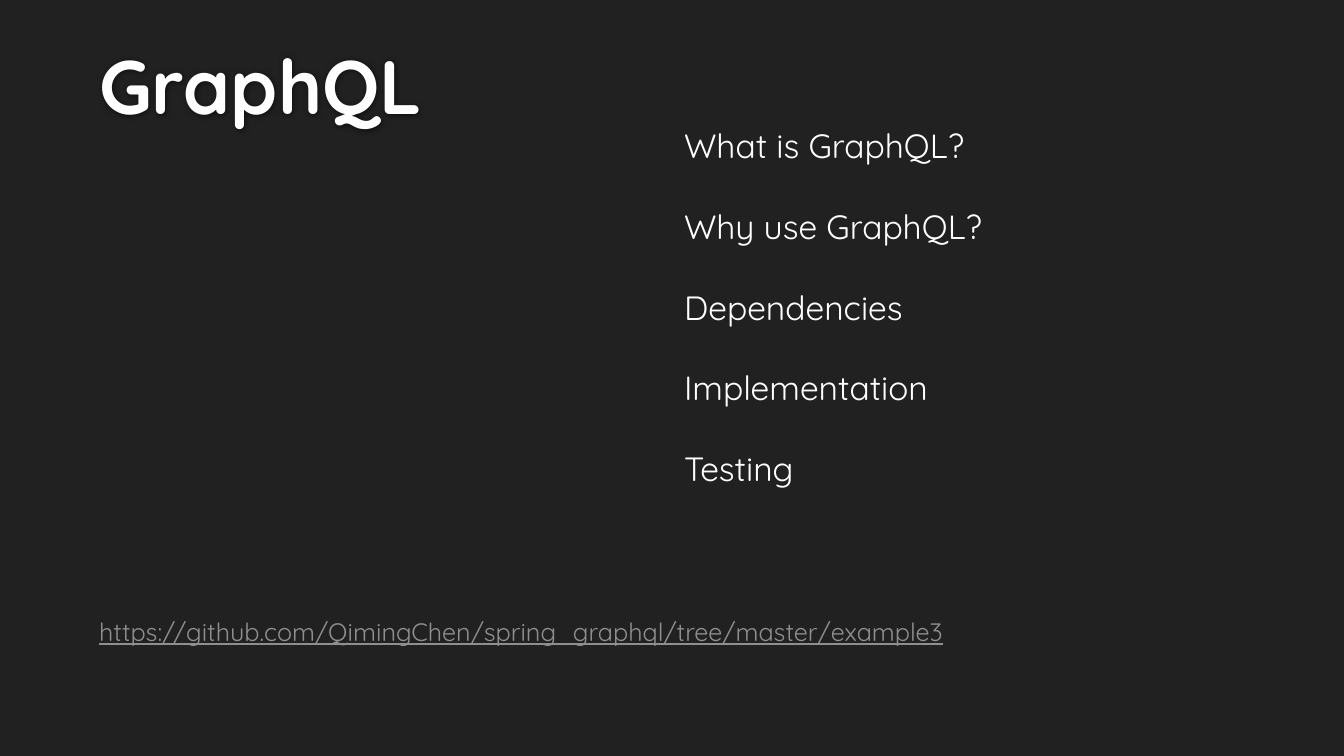
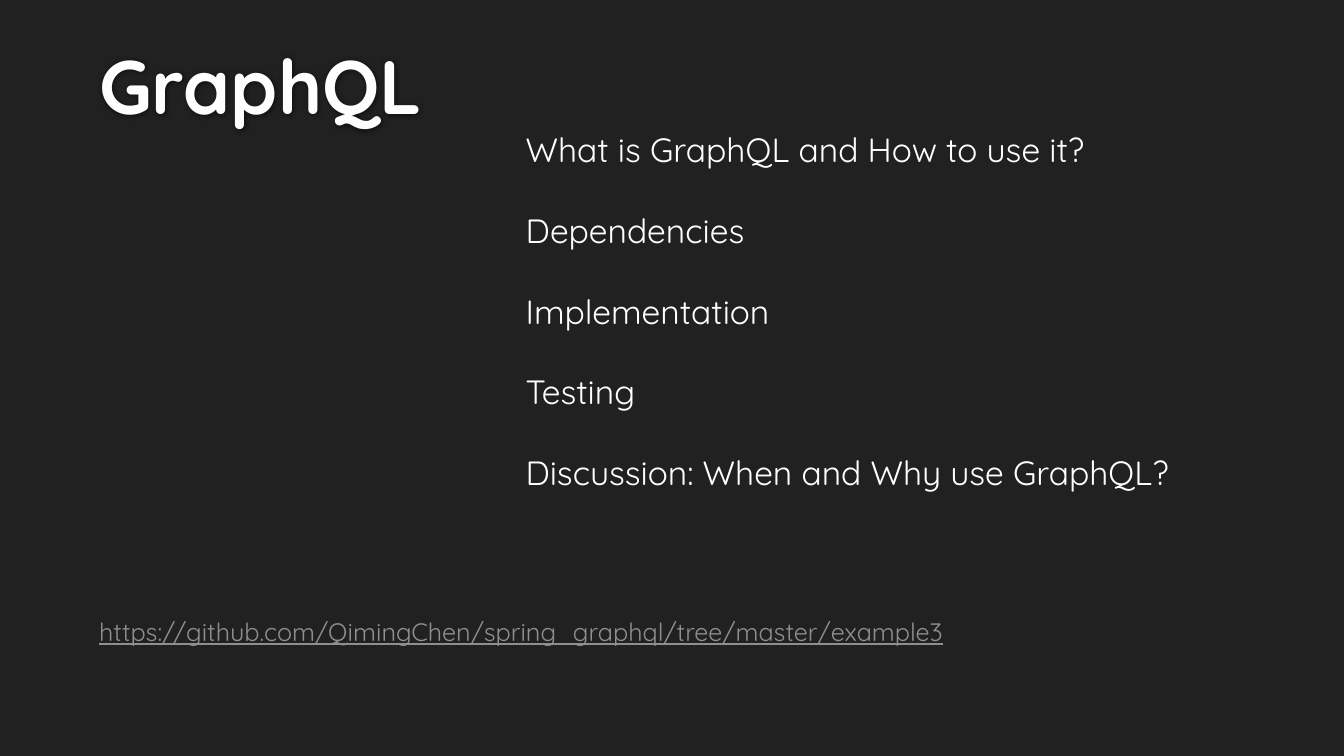
Before and after one commit to QimingChen/spring_graphql, a slide deck: slide 1 of example3/graphql.pptx. Drawn at 1344x756 pixels with LibreOffice and Linux fonts; fonts in the diff are those of the drawing; background and template pictures are left out. Boxes give left, top, right and bottom in pixels: in the first picture for what was removed or moved away, otherwise in the second. Text is boxed around its words. In the diff, an @@ line names an element or a change of style, - is before the commit and + after.

```diff
--- a/example3/graphql.pptx
+++ b/example3/graphql.pptx
@@ text "What is GraphQL and How ...": place and size @@
-text "What is GraphQL and How ..." at <box>684,133,982,488</box>
+text "What is GraphQL and How ..." at <box>526,137,1169,492</box>
@@ text at <box>526,137,1084,169</box>: text changed @@
-What is GraphQL?
-Why use GraphQL?
+What is GraphQL and How to use it?
@@ text at <box>526,460,1169,492</box>: paragraph added @@
+Discussion: When and Why use GraphQL?
```
Also in this commit, not shown: 7 other slides changed.
